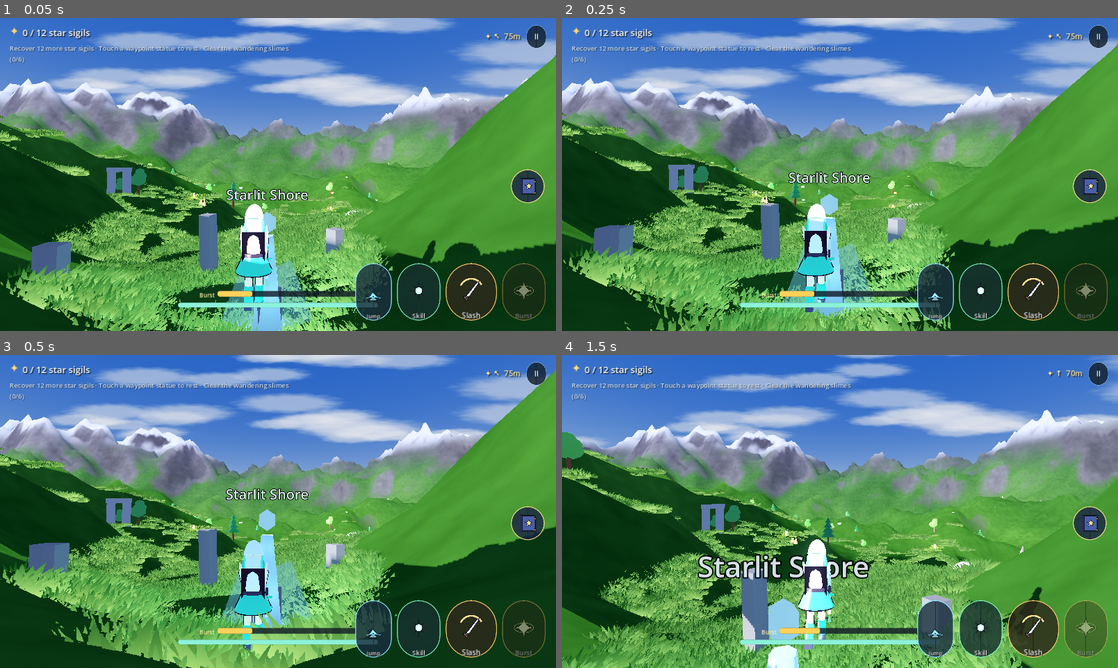
Above: before the commit, frames 1-4 (two rows, left to right).
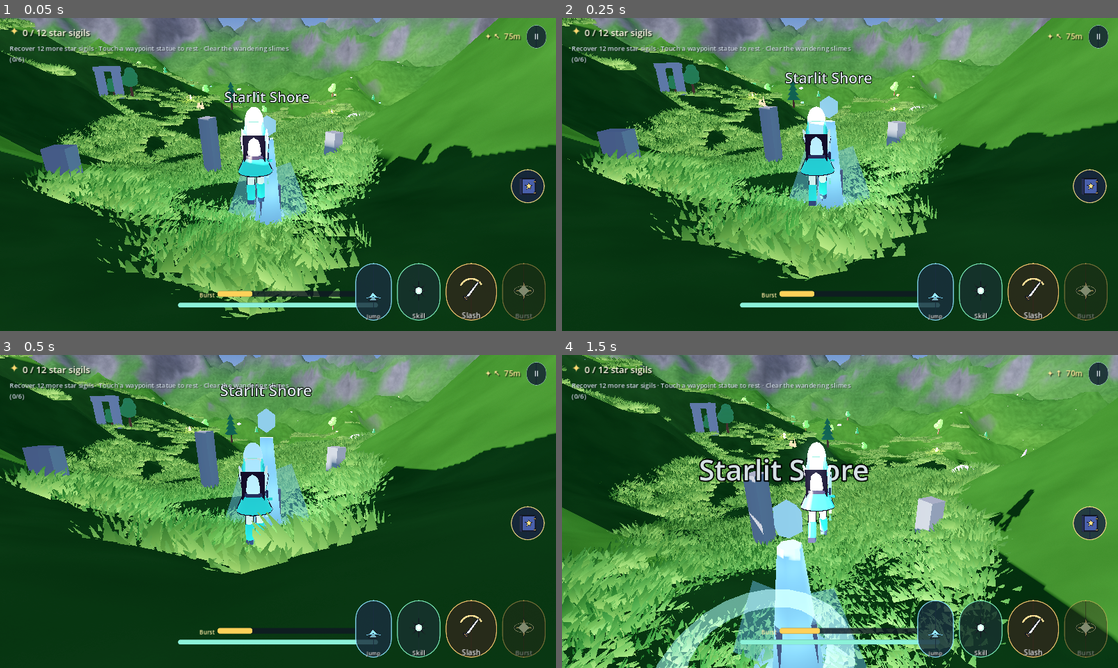
Above: after the commit, the same moments.

Repository: Endiq-jar/LastStar
Game: Godot game, scene res://scenes/world.tscn
Same seed, same stepped clock (60 frames per second), same inputs: the game is played once before the commit and once after it.
Inputs (mouse positions are in pixels of both pictures, inside the frame that each line leads up to):
- Up to frame 1 (0.05 s): no input
- Up to frame 2 (0.25 s): no input
- Up to frame 3 (0.5 s): no input
- Up to frame 4 (1.5 s): move the mouse to (867, 511) at 0.52 s; press the mouse at (867, 511) at 0.53 s; hold W (move_forward) from 0.53 s (still down); tap Space (jump) at 0.77, 1.07 s; move the mouse to (812, 511) at 1.27 s; release the mouse at (812, 511) at 1.28 s; tap Q (burst) at 1.35 s

The runs differ from the first frame. In frame 1, 77% of the frame differs, in the area x 0-100%, y 0-100%; in frame 2, 75%; in frame 3, 73%; in frame 4, 81%.

Commit message:
fix: the aim sign was backwards
A positive x rotation on the camera pitches it UP, which moves the subject DOWN
the frame. The 1.05 m "aim lift" therefore pushed the character off the bottom of
the screen instead of up it - the opposite of what was intended, and worse than
before the change.

Replaced with an explicit CAM_AIM_DROP of -0.16 rad, documented with the sign
trap in the name so it does not get flipped again. The player-visibility check now
runs early enough in the probe to survive the annotation cap, which is why two
consecutive framing regressions were invisible in CI despite the check existing.

Co-authored-by: arena-agent <297053741+arena-agent@users.noreply.github.com>

Diff:
--- a/scripts/player.gd
+++ b/scripts/player.gd
@@ -26,13 +26,16 @@
 ## Chest height on a 1.8 m character. The frame is centred here, which leaves the
 ## full body in view above the HUD band at the bottom of the screen.
 const CAM_HEIGHT := 1.45
-## The camera aims ABOVE the pivot. The spring arm places the camera
-## behind and above the pivot and the camera keeps the arm's orientation, so the
-## frame is centred on wherever the arm points, not on the pivot. Tilting the
-## camera up by this much pulls the character up from the bottom of the frame into
-## the middle without moving the camera at all. The HUD's action bar occupies the
-## bottom quarter of the screen, so a character centred on the pivot sits behind it.
-const CAM_AIM_LIFT := 1.05
+## Extra camera pitch, in radians, applied on top of the player's own look angle.
+##
+## Sign is easy to get backwards and I did. The camera inherits the spring arm's
+## orientation and the arm hangs behind and above the pivot, so a POSITIVE x
+## rotation pitches the camera UP and moves the subject DOWN the frame. An "aim
+## lift" of 1.05 m therefore pushed the character off the bottom of the screen
+## instead of up it. Negative tilts the lens down, centring the frame a little
+## below the pivot, which is what puts a chest-height pivot comfortably inside the
+## play area rather than behind the HUD's action bar.
+const CAM_AIM_DROP := -0.16
 const CAM_SHOULDER := 0.45
 const MOUSE_SENS := 0.0026
 const STICK_SENS := 2.4
@@ -152,7 +155,7 @@
 	_pivot.add_child(_spring)
 
 	_camera = Camera3D.new()
-	_camera.rotation_degrees = Vector3(rad_to_deg(atan2(CAM_AIM_LIFT, CAM_DISTANCE)), 0.0, 0.0)
+	_camera.rotation_degrees = Vector3(rad_to_deg(CAM_AIM_DROP), 0.0, 0.0)
 	_camera.fov = 62.0
 	_camera.near = 0.05
 	_camera.far = 900.0
--- a/tests/render_probe.gd
+++ b/tests/render_probe.gd
@@ -143,6 +143,14 @@
 			_log("INFO" if pct > 99.0 else "FAIL",
 				"terrain normals face up: %.1f%% of %d sampled" % [pct, checked])
 
+	# --- is the character actually on screen? -------------------------------
+	# Run early, deliberately: the annotation API returns only the first ~24
+	# entries, so a check that reports late is invisible in CI even when it fails.
+	# The character has been buried by grass and pushed behind the HUD band
+	# several times, and both were found only by looking at a PNG.
+	if cam:
+		_check_player_visible(cam, world)
+
 	# --- what is in front of the camera ------------------------------------
 	# An opaque, unshaded blob that covers a third of the gameplay frame has
 	# shown up twice now and both times the cause was guessed at from the PNG.
@@ -155,12 +163,6 @@
 	# Compact one-liner so the grass totals survive the annotation cap: the API
 	# returns only the first ~24 annotations, and the detailed grass report runs
 	# later in the log than that.
-	# Is the character actually visible in the gameplay frame? She has been
-	# covered by grass and pushed behind the HUD band more than once, and the
-	# only way that was caught was by looking at the PNG.
-	if cam:
-		_check_player_visible(cam, world)
-
 	var gf := world.get_node_or_null("GrassField")
 	if gf != null:
 		_log("INFO", "GRASS_SUMMARY blades=%d chunks=%d diag=%s" % [
